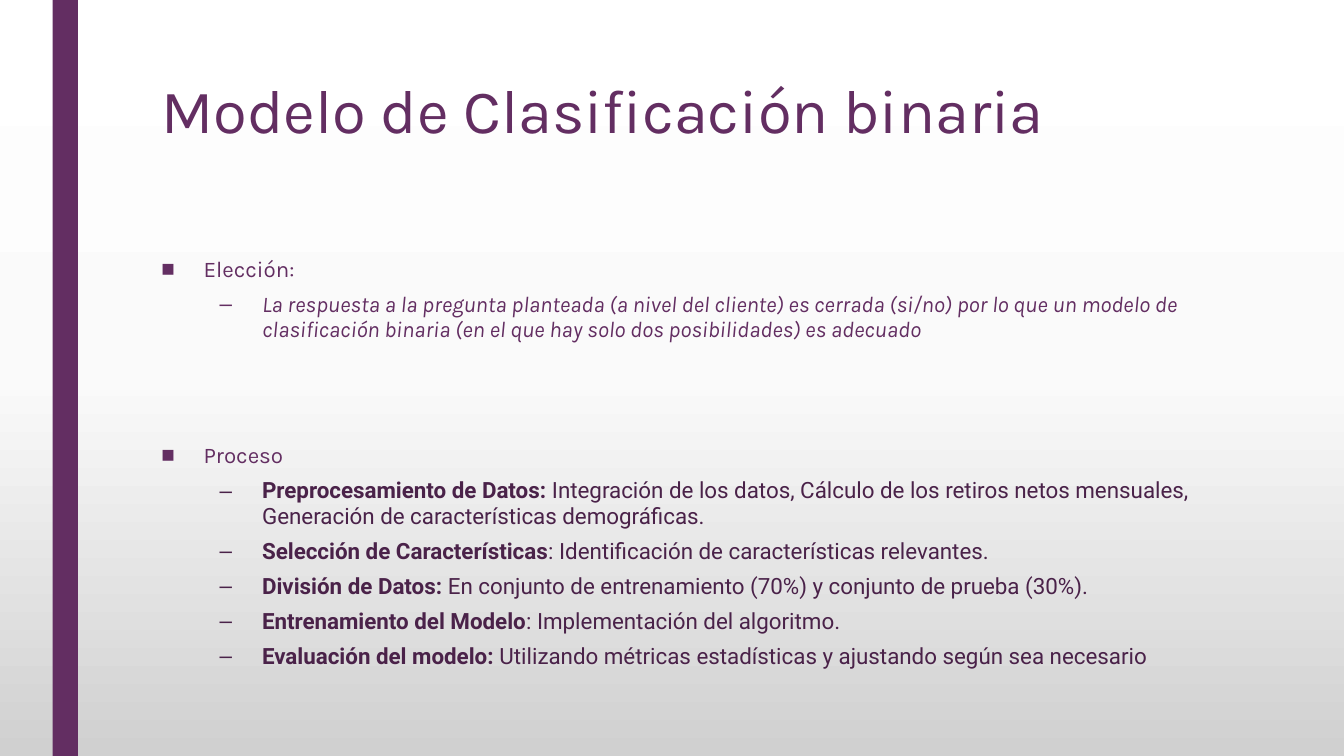
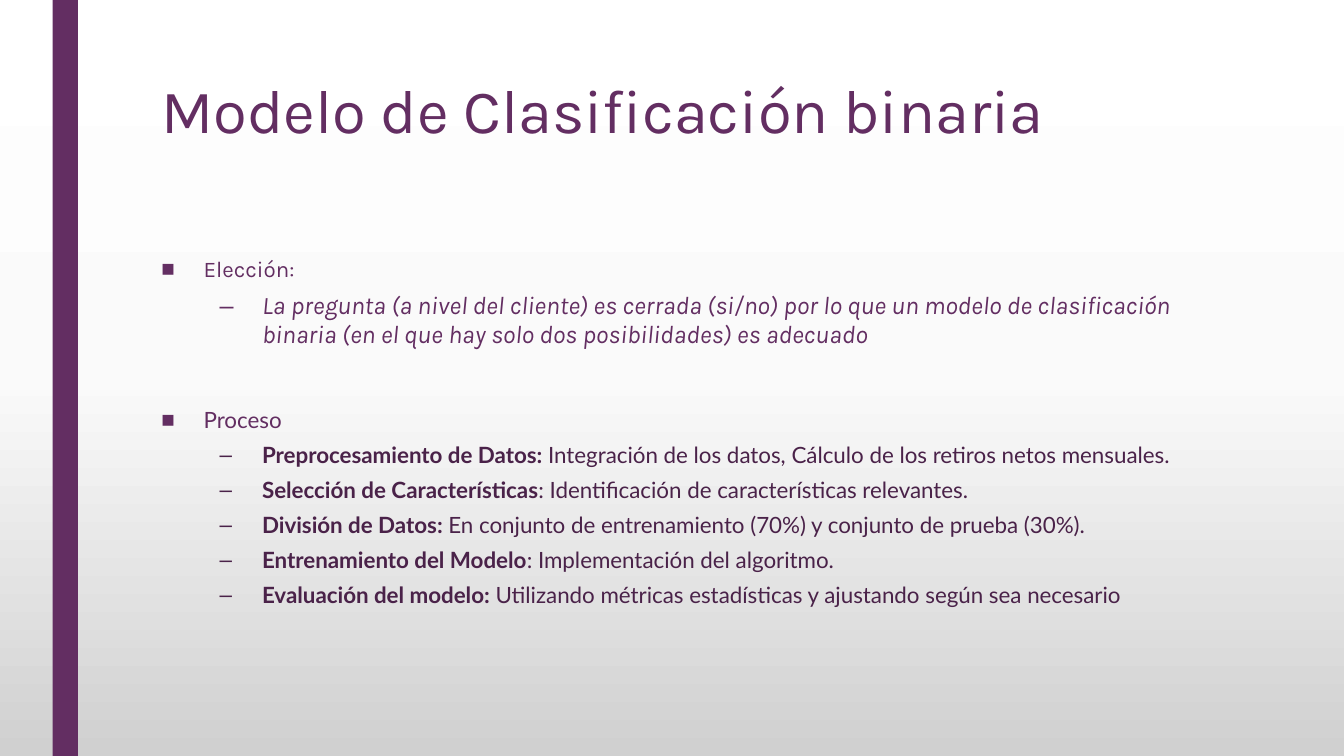
Before and after one commit to Lourdes-Cruz/CasoDeUso, a slide deck: slide 3 of Fondo voluntario de pensiones.pptx. Drawn at 1344x756 pixels with LibreOffice and Linux fonts; fonts in the diff are those of the drawing. Boxes give left, top, right and bottom in pixels: in the first picture for what was removed or moved away, otherwise in the second. Text is boxed around its words. In the diff, an @@ line names an element or a change of style, - is before the commit and + after.

```diff
--- a/Fondo voluntario de pensiones.pptx
+++ b/Fondo voluntario de pensiones.pptx
@@ text at bbox=[262, 295, 1170, 349]: text changed; size 16 to 18 pt @@
-  – La respuesta a la pregunta planteada (a nivel del cliente) es cerrada (si/no) por lo que un modelo de clasificación binaria (en el que hay solo dos posibilidades) es adecuado
+  – La pregunta (a nivel del cliente) es cerrada (si/no) por lo que un modelo de clasificación binaria (en el que hay solo dos posibilidades) es adecuado
@@ text at bbox=[204, 412, 1120, 607]: font Karla to Lato in "Proceso"; font Roboto to Lato in "Selección de Características: Identificación de característi ...", "División de Datos: En conjunto de entrenamiento ...", "Entrenamiento del Modelo: Implementación del algoritmo.", "Evaluación del modelo: Utilizando métricas estadísticas y ..." @@
@@ text at bbox=[262, 446, 1170, 467]: text changed; font Roboto to Lato @@
-  – Preprocesamiento de Datos: Integración de los datos, Cálculo de los retiros netos mensuales, Generación de características demográficas.
+  – Preprocesamiento de Datos: Integración de los datos, Cálculo de los retiros netos mensuales.
```
